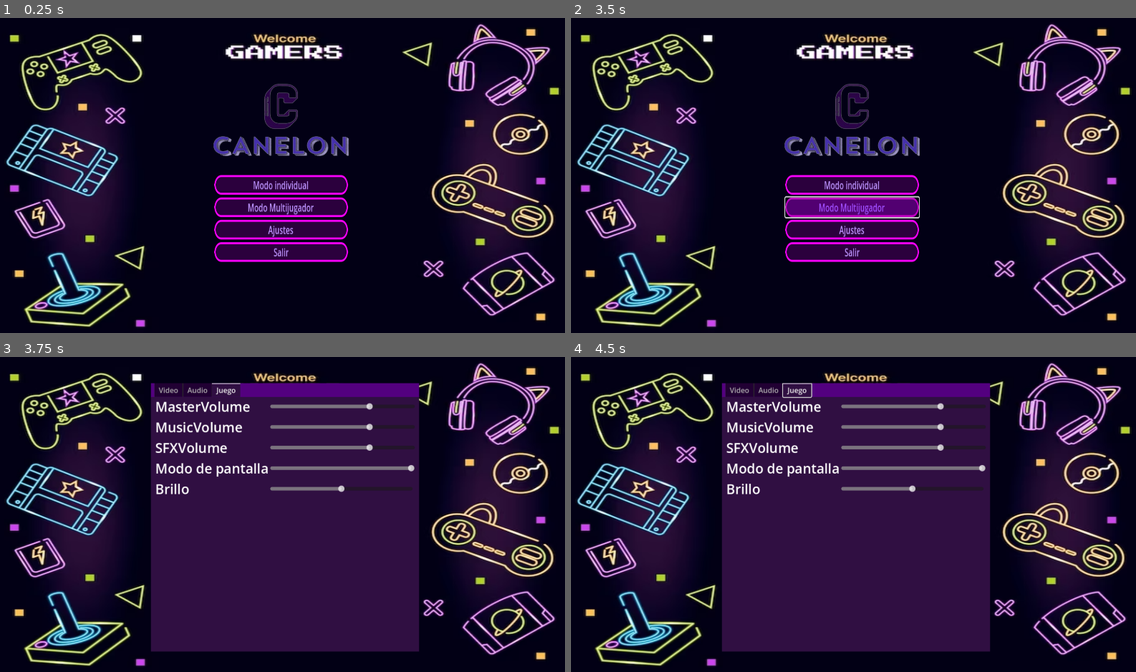
Above: before the commit, frames 1-4 (two rows, left to right).
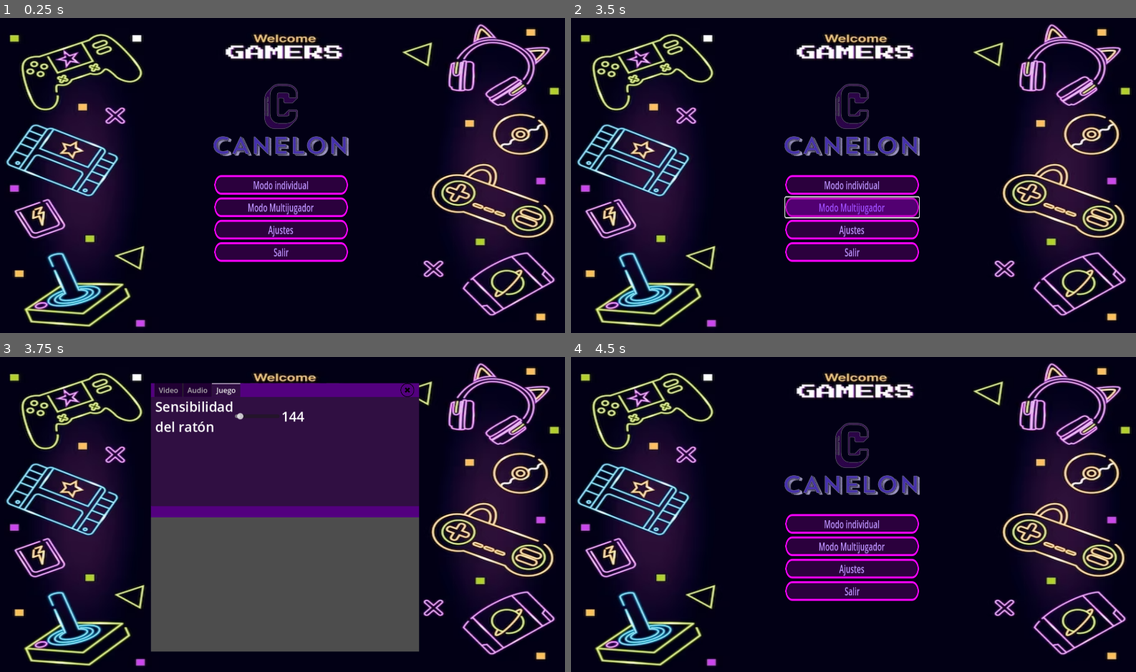
Above: after the commit, the same moments.

Repository: juansgamo/CANELON
Game: Godot game, scene res://scenes/menu.tscn
Same seed, same stepped clock (60 frames per second), same inputs: the game is played once before the commit and once after it.
Inputs (mouse positions are in pixels of both pictures, inside the frame that each line leads up to):
- Up to frame 1 (0.25 s): no input
- Up to frame 2 (3.5 s): click "Modo individual" at 0.5 s; click "Modo individual" at 1.25 s; click "Modo individual" at 2 s; click "Modo Multijugador" at 2.75 s
- Up to frame 3 (3.75 s): click "Ajustes" at 3.5 s
- Up to frame 4 (4.5 s): click (977, 391) at 4.27 s

Frames 1-2 are identical in both runs. In frame 3, 25% of the frame differs, in the area x 26-75%, y 8-94%; in frame 4, 36%.

Commit message:
menu de ajustes

Diff:
--- a/scenes/ajustes.tscn
+++ b/scenes/ajustes.tscn
@@ -1,6 +1,8 @@
-[gd_scene load_steps=4 format=3 uid="uid://mgesb0krb0v7"]
+[gd_scene load_steps=6 format=3 uid="uid://mgesb0krb0v7"]
 
 [ext_resource type="Theme" uid="uid://cw5y2wo8afiyw" path="res://styles/letra.tres" id="1_txexu"]
+[ext_resource type="Script" path="res://scripts/ajustes.gd" id="1_yfqt6"]
+[ext_resource type="Texture2D" uid="uid://dh0x1ojbm4bx0" path="res://images/quit.png" id="2_yrlrc"]
 
 [sub_resource type="Theme" id="Theme_6nymb"]
 OptionButton/colors/font_color = Color(0.694118, 0.478431, 0.988235, 1)
@@ -16,11 +18,12 @@
 visible = true
 content_scale_mode = 2
 content_scale_aspect = 1
+script = ExtResource("1_yfqt6")
 
 [node name="ColorRect" type="ColorRect" parent="."]
-anchors_preset = 15
+anchors_preset = -1
 anchor_right = 1.0
-anchor_bottom = 1.0
+anchor_bottom = 0.5
 grow_horizontal = 2
 grow_vertical = 2
 size_flags_horizontal = 3
@@ -31,6 +34,7 @@
 anchors_preset = 15
 anchor_right = 1.0
 anchor_bottom = 1.0
+offset_bottom = -625.0
 grow_horizontal = 2
 grow_vertical = 2
 scale = Vector2(1.5, 1.5)
@@ -133,7 +137,6 @@
 theme = ExtResource("1_txexu")
 
 [node name="Audio" type="TabBar" parent="TabContainer"]
-visible = false
 custom_minimum_size = Vector2(10, 10)
 layout_mode = 2
 theme = ExtResource("1_txexu")
@@ -247,7 +250,6 @@
 theme = ExtResource("1_txexu")
 
 [node name="Juego" type="TabBar" parent="TabContainer"]
-visible = false
 custom_minimum_size = Vector2(10, 10)
 layout_mode = 2
 theme = ExtResource("1_txexu")
@@ -265,97 +267,47 @@
 layout_mode = 2
 columns = 2
 
-[node name="MasterVolume" type="Label" parent="TabContainer/Juego/MarginContainer/ResolutionSettings"]
-layout_mode = 2
-theme = ExtResource("1_txexu")
-text = "MasterVolume"
-
-[node name="MasterVolumeContainer" type="HBoxContainer" parent="TabContainer/Juego/MarginContainer/ResolutionSettings"]
-layout_mode = 2
-
-[node name="HSlider" type="HSlider" parent="TabContainer/Juego/MarginContainer/ResolutionSettings/MasterVolumeContainer"]
-custom_minimum_size = Vector2(100, 10)
-layout_mode = 2
-size_flags_horizontal = 3
-size_flags_vertical = 1
-min_value = -50.0
-max_value = 0.0
-value = -15.0
-rounded = true
-
-[node name="MusicVolume" type="Label" parent="TabContainer/Juego/MarginContainer/ResolutionSettings"]
-layout_mode = 2
-theme = ExtResource("1_txexu")
-text = "MusicVolume"
-
-[node name="MusicVolumeContainer" type="HBoxContainer" parent="TabContainer/Juego/MarginContainer/ResolutionSettings"]
-layout_mode = 2
-
-[node name="HSlider" type="HSlider" parent="TabContainer/Juego/MarginContainer/ResolutionSettings/MusicVolumeContainer"]
-custom_minimum_size = Vector2(100, 10)
-layout_mode = 2
-size_flags_horizontal = 3
-size_flags_vertical = 1
-min_value = -50.0
-max_value = 0.0
-value = -15.0
-rounded = true
-
-[node name="SFXVolume" type="Label" parent="TabContainer/Juego/MarginContainer/ResolutionSettings"]
-layout_mode = 2
-theme = ExtResource("1_txexu")
-text = "SFXVolume"
-
-[node name="SFXVolumeContainer" type="HBoxContainer" parent="TabContainer/Juego/MarginContainer/ResolutionSettings"]
-layout_mode = 2
-
-[node name="HSlider" type="HSlider" parent="TabContainer/Juego/MarginContainer/ResolutionSettings/SFXVolumeContainer"]
-custom_minimum_size = Vector2(100, 10)
-layout_mode = 2
-size_flags_horizontal = 3
-size_flags_vertical = 1
-min_value = -50.0
-max_value = 0.0
-value = -15.0
-rounded = true
-
-[node name="MasterVolume4" type="Label" parent="TabContainer/Juego/MarginContainer/ResolutionSettings"]
-layout_mode = 2
-theme = ExtResource("1_txexu")
-text = "Modo de pantalla"
-
-[node name="MasterVolumeContainer4" type="HBoxContainer" parent="TabContainer/Juego/MarginContainer/ResolutionSettings"]
-layout_mode = 2
-
-[node name="HSlider" type="HSlider" parent="TabContainer/Juego/MarginContainer/ResolutionSettings/MasterVolumeContainer4"]
-custom_minimum_size = Vector2(100, 10)
-layout_mode = 2
-size_flags_horizontal = 3
-size_flags_vertical = 1
-min_value = 30.0
-max_value = 120.0
-value = 120.0
-rounded = true
-
-[node name="Brightness" type="Label" parent="TabContainer/Juego/MarginContainer/ResolutionSettings"]
-layout_mode = 2
-theme = ExtResource("1_txexu")
-text = "Brillo"
-
-[node name="BrilloContainer" type="HBoxContainer" parent="TabContainer/Juego/MarginContainer/ResolutionSettings"]
-layout_mode = 2
-size_flags_horizontal = 3
-
-[node name="HSlider2" type="HSlider" parent="TabContainer/Juego/MarginContainer/ResolutionSettings/BrilloContainer"]
-custom_minimum_size = Vector2(100, 10)
-layout_mode = 2
-size_flags_horizontal = 3
-size_flags_vertical = 1
-max_value = 2.0
-step = 0.1
-value = 1.0
-rounded = true
-
-[node name="cantidadFPS" type="Label" parent="TabContainer/Juego/MarginContainer/ResolutionSettings/BrilloContainer"]
-layout_mode = 2
-theme = ExtResource("1_txexu")
+[node name="MouseSensitivity" type="Label" parent="TabContainer/Juego/MarginContainer/ResolutionSettings"]
+layout_mode = 2
+theme = ExtResource("1_txexu")
+text = "Sensibilidad
+del ratón"
+
+[node name="MouseSensitivitycONTAINER" type="HBoxContainer" parent="TabContainer/Juego/MarginContainer/ResolutionSettings"]
+layout_mode = 2
+
+[node name="HSlider" type="HSlider" parent="TabContainer/Juego/MarginContainer/ResolutionSettings/MouseSensitivitycONTAINER"]
+custom_minimum_size = Vector2(100, 10)
+layout_mode = 2
+size_flags_horizontal = 3
+size_flags_vertical = 1
+min_value = 0.05
+max_value = 1.0
+step = 0.01
+value = 0.1
+
+[node name="cantidadSensibilidad" type="Label" parent="TabContainer/Juego/MarginContainer/ResolutionSettings/MouseSensitivitycONTAINER"]
+layout_mode = 2
+theme = ExtResource("1_txexu")
+text = "144"
+
+[node name="Button" type="Button" parent="."]
+anchors_preset = 1
+anchor_left = 1.0
+anchor_right = 1.0
+offset_left = -900.0
+offset_right = -380.0
+offset_bottom = 520.0
+grow_horizontal = 0
+scale = Vector2(0.09, 0.09)
+pivot_offset = Vector2(920, 0)
+size_flags_horizontal = 10
+auto_translate = false
+localize_numeral_system = false
+icon = ExtResource("2_yrlrc")
+flat = true
+alignment = 0
+icon_alignment = 2
+vertical_icon_alignment = 0
+
+[connection signal="pressed" from="Button" to="." method="_on_button_pressed"]
--- a/scenes/menu.tscn
+++ b/scenes/menu.tscn
@@ -8,7 +8,6 @@
 [ext_resource type="PackedScene" uid="uid://ck2krdxor5a6b" path="res://scenes/parallax_background.tscn" id="4_k150q"]
 [ext_resource type="AudioStream" uid="uid://chp4pg50js27c" path="res://sounds/menu.mp3" id="6_qr16y"]
 [ext_resource type="PackedScene" uid="uid://mgesb0krb0v7" path="res://scenes/ajustes.tscn" id="8_60l7p"]
-[ext_resource type="Script" path="res://scripts/ajustes.gd" id="9_du732"]
 
 [sub_resource type="Theme" id="Theme_n4pca"]
 Button/colors/font_color = Color(0.745098, 0.588235, 1, 1)
@@ -80,7 +79,6 @@
 
 [node name="Ajustes" parent="." instance=ExtResource("8_60l7p")]
 visible = false
-script = ExtResource("9_du732")
 
 [connection signal="pressed" from="VBoxContainer/Modo_Individual" to="." method="_on_modo_individual_pressed"]
 [connection signal="pressed" from="VBoxContainer/Modo_Multijugador" to="." method="_on_modo_multijugador_pressed"]
--- a/scripts/ajustes.gd
+++ b/scripts/ajustes.gd
@@ -1 +1,4 @@
 extends Popup
+
+func _on_button_pressed():
+	get_tree().change_scene_to_file("res://scenes/menu.tscn")
Not shown, added: images/apagar.png.import
Not shown, added: images/encender.png.import
Binary file added: images/quit.png
Not shown, added: images/quit.png.import
Not shown: 1 places in scenes/menu.tscn that only renumber resources
